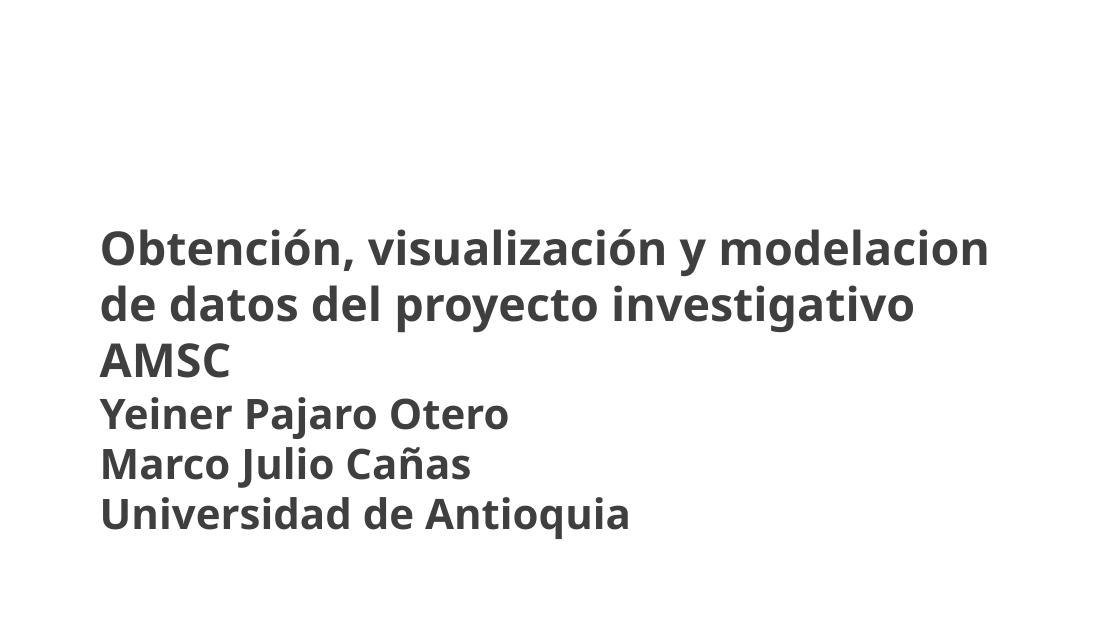
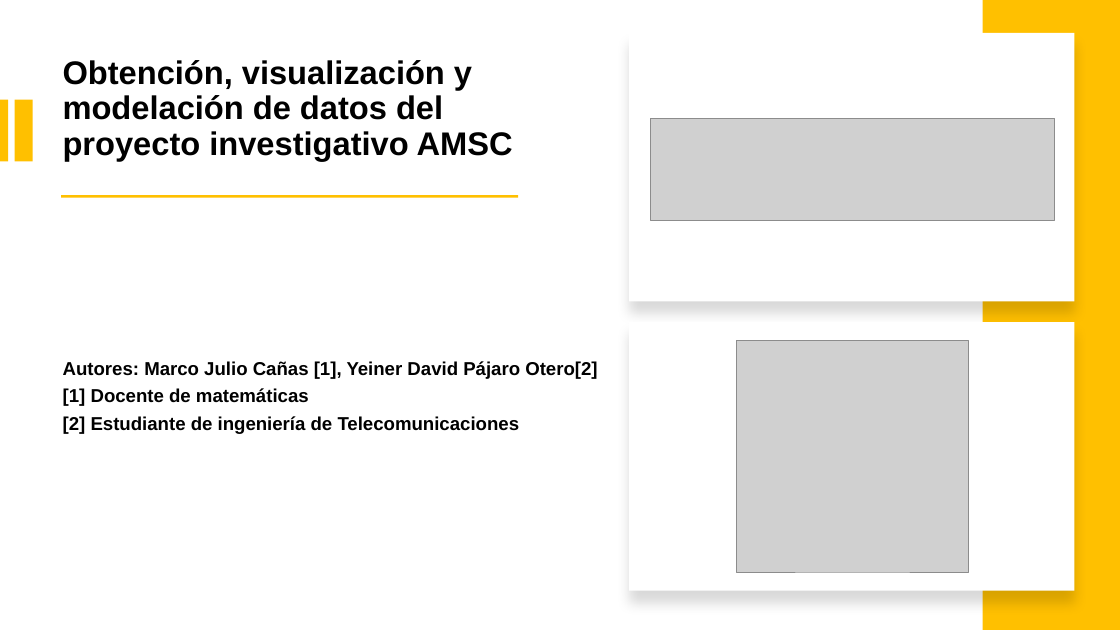
Before and after one commit to marco-canas/cumplea-os_oficina_docentes, a slide deck: slide 1 of ponencia_sena_obtencion_visualizacion_modelacion_AMSC/presentacion_yeiner_marco_obtencion_visualizacion_modelacion.pptx. Drawn at 1120x630 pixels with LibreOffice and Linux fonts; fonts in the diff are those of the drawing; grey boxes stand for pictures; background and template pictures are left out. Boxes give left, top, right and bottom in pixels: in the first picture for what was removed or moved away, otherwise in the second. Text is boxed around its words. In the diff, an @@ line names an element or a change of style, - is before the commit and + after.

Commit message:
Se agrega image y diseño a la presenación e introducción de la presentación

```diff
--- a/ponencia_sena_obtencion_visualizacion_modelacion_AMSC/presentacion_yeiner_marco_obtencion_visualizacion_modelacion.pptx
+++ b/ponencia_sena_obtencion_visualizacion_modelacion_AMSC/presentacion_yeiner_marco_obtencion_visualizacion_modelacion.pptx
@@ rectangle added at [983, 0, 1120, 630], fill #FFC000 @@
@@ rectangle added at [629, 33, 1075, 302], fill #FFFFFF @@
@@ text added at [63, 60, 513, 161], 28 pt, text #000000, bold @@
+Obtención, visualización y modelación de datos del proyecto investigativo AMSC
@@ rectangle added at [0, 99, 8, 161], fill #FFC000 @@
@@ rectangle added at [14, 99, 32, 161], fill #FFC000 @@
@@ picture added at [651, 118, 1055, 220] @@
@@ rectangle added at [61, 195, 518, 197], fill #FFC000 @@
@@ text "Autores: Marco Julio Cañas [1], ..." at [63, 361, 597, 434]: vertical alignment top to middle @@
@@ rectangle added at [629, 322, 1075, 591], fill #FFFFFF @@
@@ picture added at [737, 341, 968, 572] @@
@@ text at [63, 361, 597, 434]: text changed; size 40 to 16 pt; font Noto Sans to Arial; text colour #3F3F3F to #000000 @@
-Obtención, visualización y modelacion de datos del proyecto investigativo AMSC
-Yeiner Pajaro Otero
-Marco Julio Cañas
-Universidad de Antioquia
+Autores: Marco Julio Cañas [1], Yeiner David Pájaro Otero[2]
+[1] Docente de matemáticas
+[2] Estudiante de ingeniería de Telecomunicaciones
```
Also in this commit, not shown: 1 other slide changed.
